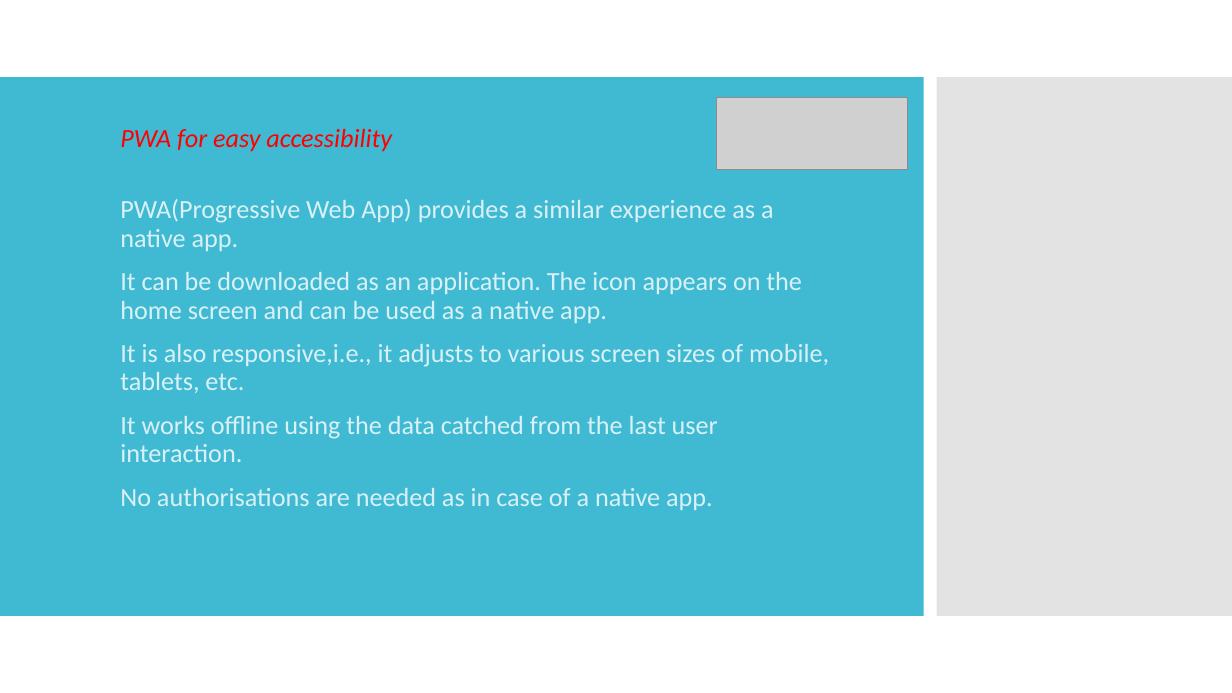
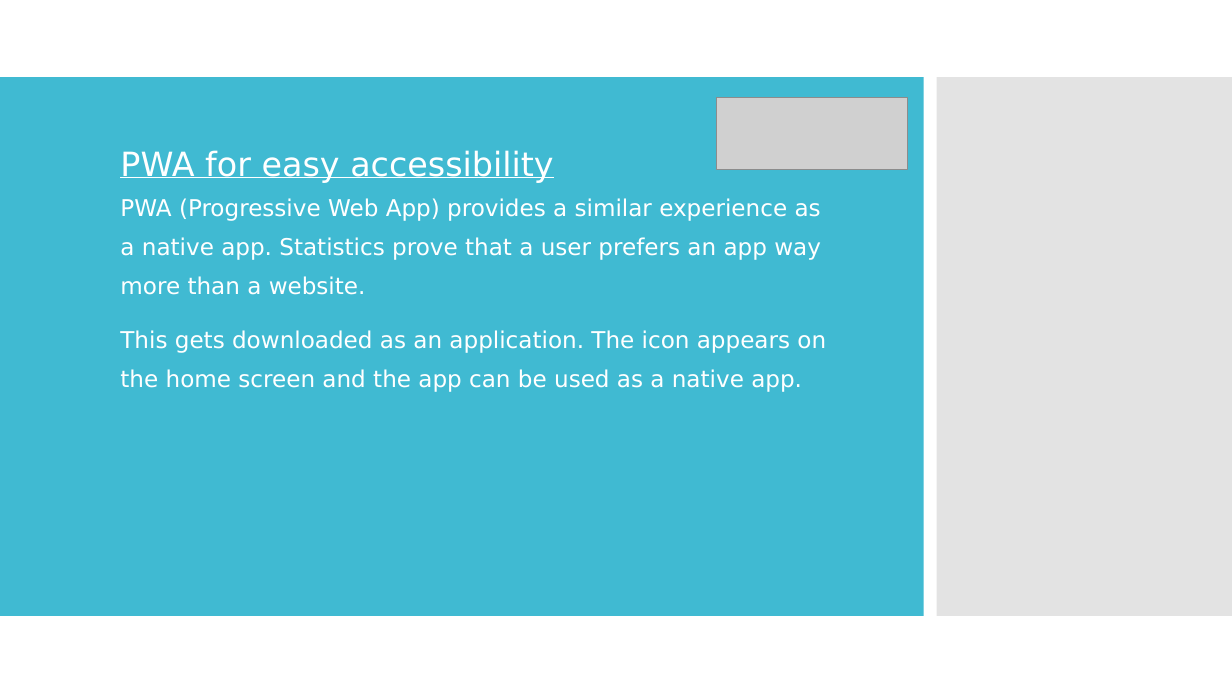
Before and after one commit to gjain-7/Misc-6-Infinity-Remote, a slide deck: slide 8 of Presentation1.pptx (slide 7 before the commit). Drawn at 1232x693 pixels with LibreOffice and Linux fonts; fonts in the diff are those of the drawing; grey boxes stand for pictures. Boxes give left, top, right and bottom in pixels: in the first picture for what was removed or moved away, otherwise in the second. Text is boxed around its words. In the diff, an @@ line names an element or a change of style, - is before the commit and + after.

```diff
--- a/Presentation1.pptx
+++ b/Presentation1.pptx
@@ subtitle at box(120, 150, 826, 392): text changed; size 20.4 to 18 pt; font Calibri to DejaVu Sans; text colour #D9F1F6 to #FFFFFF @@
-PWA for easy accessibility
-PWA(Progressive Web App) provides a similar experience as a native app.
-It can be downloaded as an application. The icon appears on the home screen and can be used as a native app.
-It is also responsive,i.e., it adjusts to various screen sizes of mobile, tablets, etc.
-It works offline using the data catched from the last user interaction.
-No authorisations are needed as in case of a native app.
+PWA for easy accessibility
+PWA (Progressive Web App) provides a similar experience as a native app. Statistics prove that a user prefers an app way more than a website.
+This gets downloaded as an application. The icon appears on the home screen and the app can be used as a native app.
```
Also in this commit, not shown: 1 other slide changed, 1 slide added.
